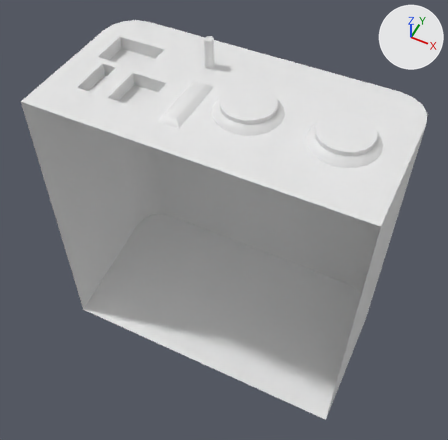
The OBJ model Assets/Models/TYPE2/TYPE2B.obj as it was, and as the next commit left it.
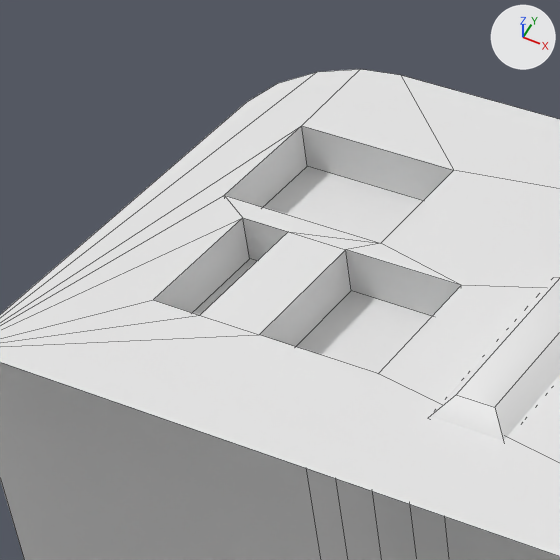
Each version appears first whole from a camera (50 mm lens) standing at (0.148, 0.29, 0.971) and looking at (-0.032, 0.65, 0.52), and next in a close-up on the part from 7% to 44% of the width and 0% to 37% of the height. Lighting does not change. The marker at upper right points along +X, +Y and +Z. The close-ups show mesh edges as thin lines. Where no turn or scale is listed for an object, it has been applied to the vertices.

The scene before the commit, as lines of its bpy script (objects in view):
```python
me_type2b = bpy.data.meshes.new('TYPE2B')
me_type2b.from_pydata(...)  # 279 vertices, 311 faces; spans x -0.18..0.12, y 0.58..0.73, z 0.36..0.687
ob_type2b = bpy.data.objects.new('TYPE2B', me_type2b)
ob_type2b.location = (0.0, 0.0, 0.0)
```
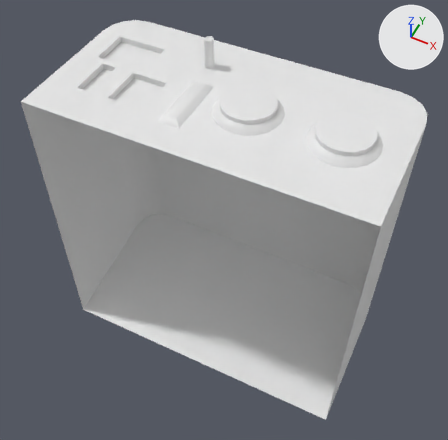
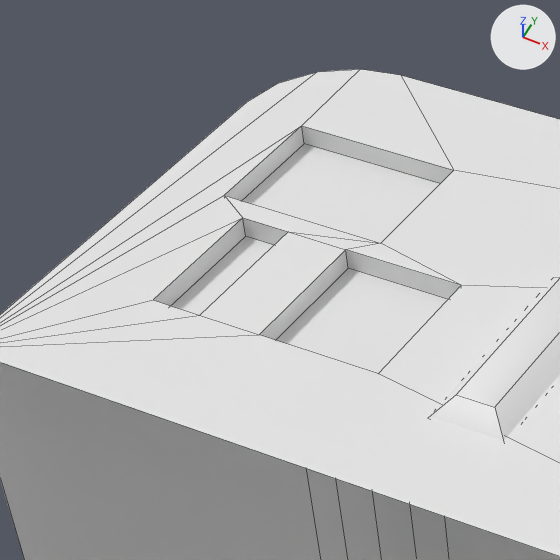
Pixel boxes [x1, y1, x2, y2] of what changed, in the close-ups (560 x 560 px; the box of a moved part takes in the faces that stretch with it):
```json
{"part": 1, "of": "me_type2b", "change": "moved or reshaped", "before": [154, 126, 461, 373], "after": [154, 126, 461, 373]}
```

Scene script edits in JSON lines:
```json
{"block": "me_type2b", "where": "me_type2b.from_pydata(...)  # 279 vertices, 311 faces; spans x -0.18..0.12, y 0.58..0.73, z 0.36..0.687"}
{"block": "me_type2b", "where": "# used by ob_type2b; location = (0.0, 0.0, 0.0)"}
{"block": "me_type2b", "change": "me_type2b part 1: all 12 vertices in x -0.16..-0.087, y 0.616..0.697, z 0.648 are moved by (0.0, 0.0, 0.007)"}
```
